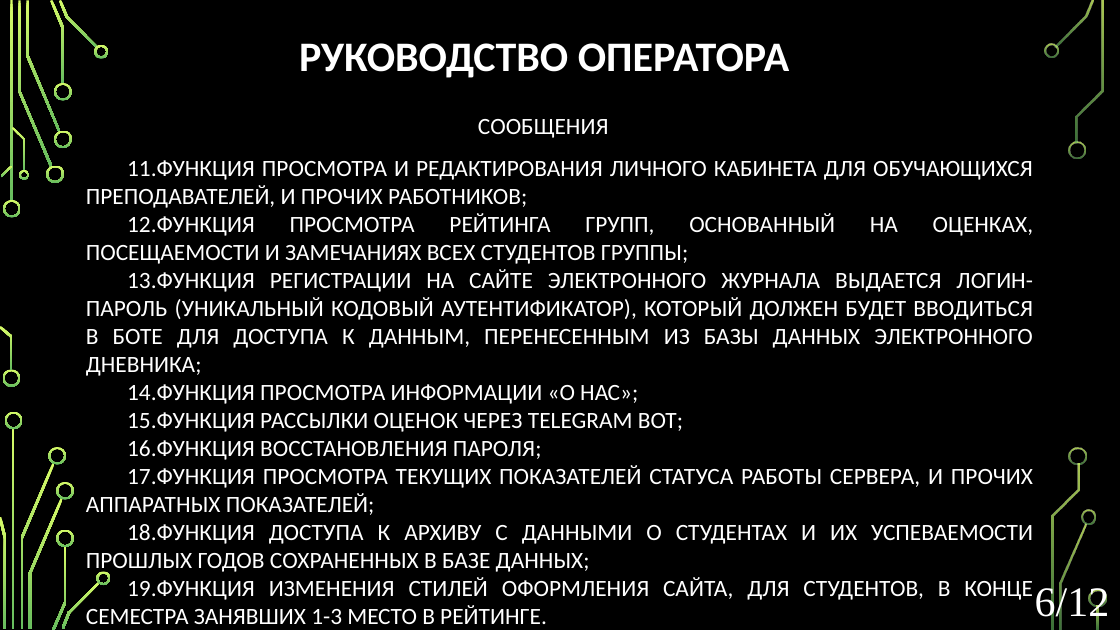
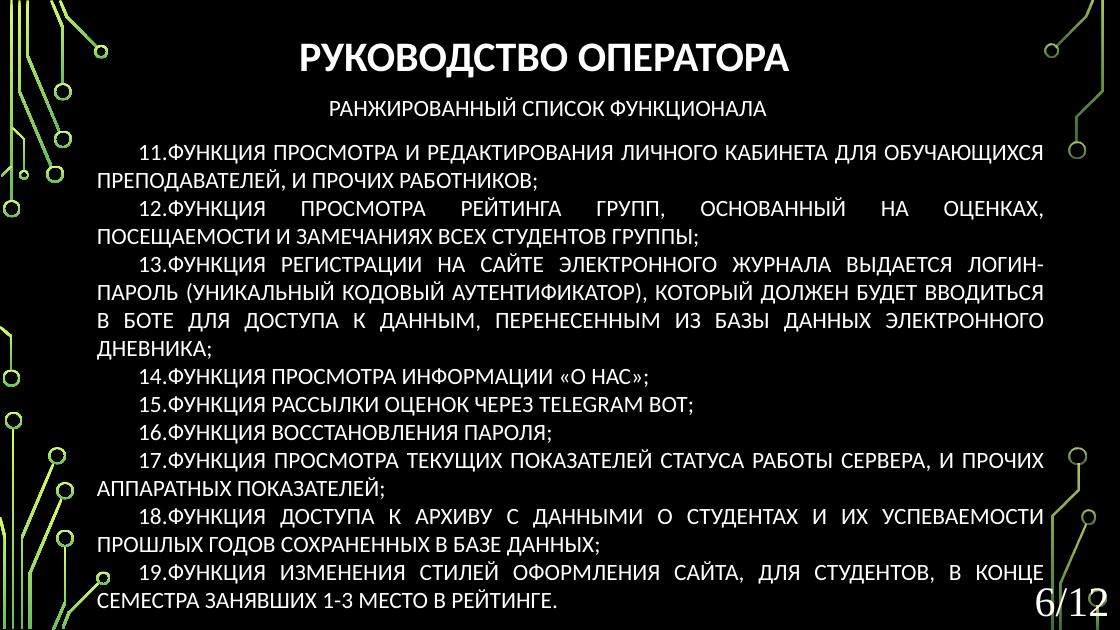
Before and after one commit to Dmitrii-Bykov-ISPO/PM-04, a slide deck: slide 6 of documents/MDK_vnedrenie.pptx. Drawn at 1120x630 pixels with LibreOffice and Linux fonts; fonts in the diff are those of the drawing; background and template pictures are left out. Boxes give left, top, right and bottom in pixels: in the first picture for what was removed or moved away, otherwise in the second. Text is boxed around its words. In the diff, an @@ line names an element or a change of style, - is before the commit and + after.

```diff
--- a/documents/MDK_vnedrenie.pptx
+++ b/documents/MDK_vnedrenie.pptx
@@ text added at box(329, 97, 767, 120), 20 pt, text #FFFFFF @@
+РАНЖИРОВАННЫЙ СПИСОК ФУНКЦИОНАЛА
@@ text at box(478, 119, 609, 138): paragraph removed @@
-СООБЩЕНИЯ
@@ text "ФУНКЦИЯ ПРОСМОТРА И РЕДАКТИРОВАНИЯ ЛИЧНОГО ...": place and size @@
-text "ФУНКЦИЯ ПРОСМОТРА И РЕДАКТИРОВАНИЯ ЛИЧНОГО ..." at box(86, 119, 1033, 624)
+text "ФУНКЦИЯ ПРОСМОТРА И РЕДАКТИРОВАНИЯ ЛИЧНОГО ..." at box(97, 144, 1045, 608)
```
Also in this commit, not shown: 3 other slides changed.
